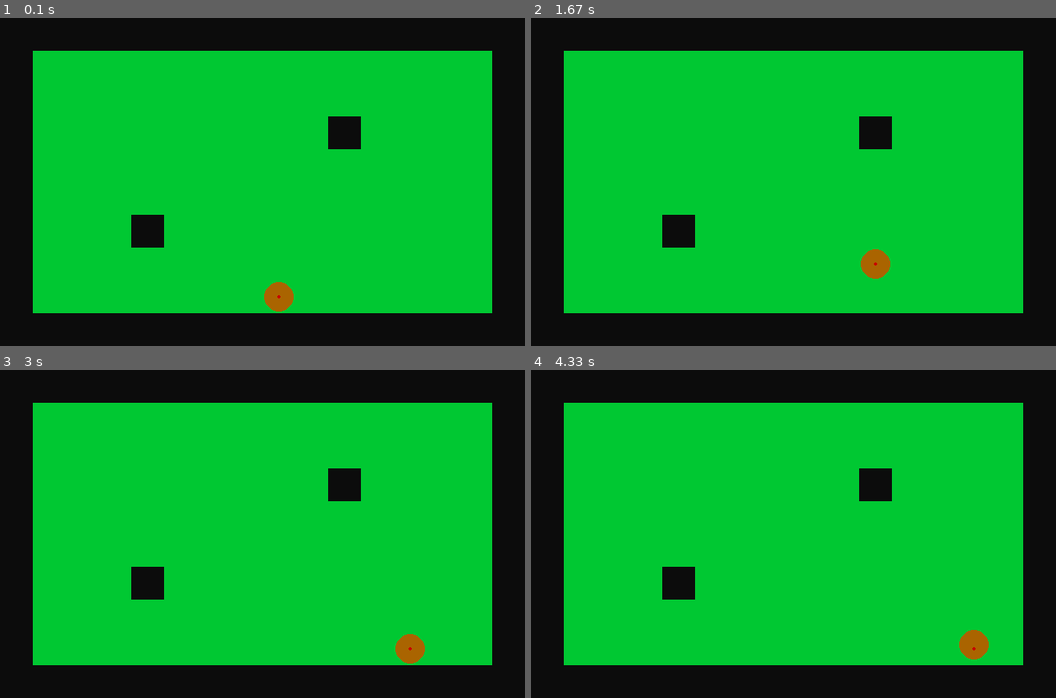
Above: before the commit, frames 1-4 (two rows, left to right).
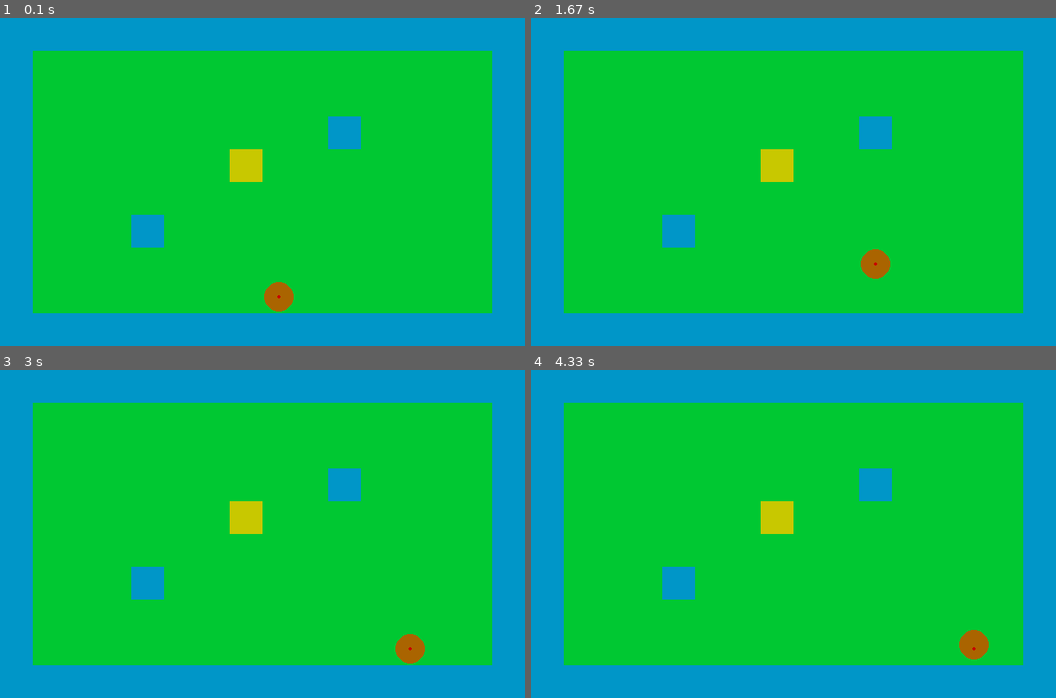
Above: after the commit, the same moments.

Repository: rottenforgotten/trillium-cs
Game: pygame game, started from pygame/main.py
The game is run twice, just before and just after one commit, with the same random seed, the same clock (stepped at 60 frames per second) and the same inputs.
Inputs:
- Up to frame 1 (0.1 s): no input
- Up to frame 2 (1.67 s): hold Right 0.33-0.8 s; hold Up 0.83-1.13 s; hold Right 1.17-1.63 s
- Up to frame 3 (3 s): hold Right 1.67-2.2 s; hold Down 2.23-2.53 s; hold Right 2.57-2.97 s
- Up to frame 4 (4.33 s): hold Up 3-3.37 s; hold Right 3.4-4.03 s; hold Down from 4.07 s (still down)

The runs differ from the first frame. In frame 1, 32% of the frame differs, in the area x 0-100%, y 0-100%; in frame 2, 32%; in frame 3, 32%; in frame 4, 32%.

Commit message:
floats for some reson

Diff:
--- a/pygame/main.py
+++ b/pygame/main.py
@@ -17,12 +17,12 @@
 async def main():
     pygame.init()
     #maps
-    LEVEL1 = [
+    map = [
     "wwwwwwwwwwwwwwww",
     "w..............w",
     "w..............w",
     "w.........w....w",
-    "w..............w",
+    "w......b.......w",
     "w..............w",
     "w...w..........w",
     "w..............w",
@@ -50,18 +50,15 @@
 
             if event.type == pygame.KEYDOWN:
                 if event.key == pygame.K_LEFT:
-                    hitlist.append((hitlist[-1][0] - movement, hitlist[-1][1]))
+                    if map[(hitlist[-1][0]//40)][(hitlist[-1][0]//40)] != "w":
+                        hitlist.append((hitlist[-1][0] - movement, hitlist[-1][1]))
                 elif event.key == pygame.K_RIGHT:
-                    hitlist.append((hitlist[-1][0] + movement, hitlist[-1][1]))
+                        hitlist.append((hitlist[-1][0] + movement, hitlist[-1][1]))
                 elif event.key == pygame.K_UP:
-                    hitlist.append((hitlist[-1][0], hitlist[-1][1] - movement))
+                        hitlist.append((hitlist[-1][0], hitlist[-1][1] - movement))
                 elif event.key == pygame.K_DOWN:
-                    hitlist.append((hitlist[-1][0], hitlist[-1][1] + movement))
+                        hitlist.append((hitlist[-1][0], hitlist[-1][1] + movement))
         # math phase
-
-
-
-
         if tx != px:
             if tx > px:
                 px += speed
@@ -82,14 +79,16 @@
         #output phase
         screen.fill((24, 28, 36))
         for y in range(10):
-               for x in range(16):
-                   current_cell = LEVEL1[y][x]
-                   if current_cell == "w":
-                       pygame.draw.rect(screen,(12,12,12),pygame.Rect((x*40,y*40),(40,40)))
-                   elif current_cell == ".":
-                       # code for drawing an empty space at x*40, y*40 (pixel position)
-                        pygame.draw.rect(screen,(0,200,50),pygame.Rect((x*40,y*40),(40,40)))
-
+            for x in range(16):
+                current_cell = map[y][x]
+                if current_cell == "w":
+                    pygame.draw.rect(screen,(0,150,200),pygame.Rect((x*40,y*40),(40,40)))
+                elif current_cell == ".":
+                    # code for drawing an empty space at x*40, y*40 (pixel position)
+                    pygame.draw.rect(screen,(0,200,50),pygame.Rect((x*40,y*40),(40,40)))
+                elif current_cell == "b":
+                    # code for drawing an empty space at x*40, y*40 (pixel position)
+                    pygame.draw.rect(screen,(200,200,0),pygame.Rect((x*40,y*40),(40,40)))
         pygame.draw.circle(screen, (170, 100, 0), (px, py), 18)
         pygame.draw.circle(screen, (200, 0, 0), (tx, ty), 2)
         pygame.display.flip()
Not shown, changed: pygame/build/web/pygame.apk
Not shown, changed: pygame/build/web/pygame.tar.gz
